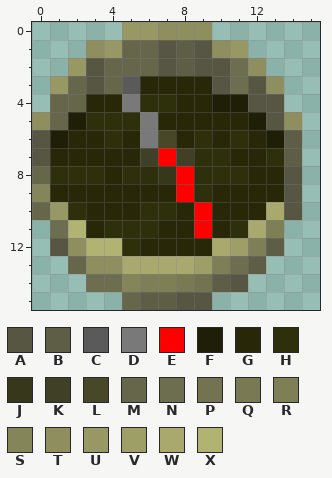
A pixel-art sprite gets an edit: textures/realcompass_5.png. The picture above is the old version.
The file is 16x16 pixels. Colours within 5 levels of each other are drawn and written as one.
Palette (. is transparent): A #565643  B #5e5e47  C #5a5a5a  D #797979  E #ff0000  F #1f1f07  G #282809  H #2e300b  J #36371b  K #404026  L #484829  M #66664b  N #6d6d4f  P #737351  Q #797954  R #7f7f57  S #85855a  T #8e8e5f  U #989865  V #9e9e67  W #a9a96d  X #b1b372
The same view after the edit:
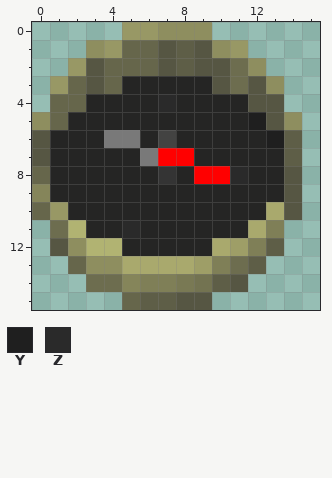
Colours new in this view: Y #1f1f1f  Z #2a2a2a
Edits made:
colour G: #282809 -> #252524
colour J: #36371b -> #343434
colour L: #484829 -> #434342
y 3: x 5 C -> G
y 4: x 5..7 DHH -> GGZ; x 10..11 FF -> GG
y 5: x 2..6 FHHHD -> GGGGG; x 12 F -> Y
y 6: x 1 F -> G; x 4..6 HGD -> DDG; x 9 H -> G; x 11 H -> G; x 13 F -> Y
y 7: x 6 K -> D; x 8..10 KHH -> EGG; x 13 H -> G
y 8: x 1..3 HHH -> GGG; x 5..6 HH -> GG; x 8..11 EHHH -> GEEZ
y 9: x 8..9 EH -> GG
y 10: x 2 H -> G; x 6..7 HH -> GG; x 9 E -> G
y 11: x 4..6 HHH -> GZG; x 9 E -> G; x 11 H -> G
y 12: x 5 H -> G
Pixel boxes of the changes (left, top, right, bottom) in both pictures:
changed: (50, 76, 284, 256)
